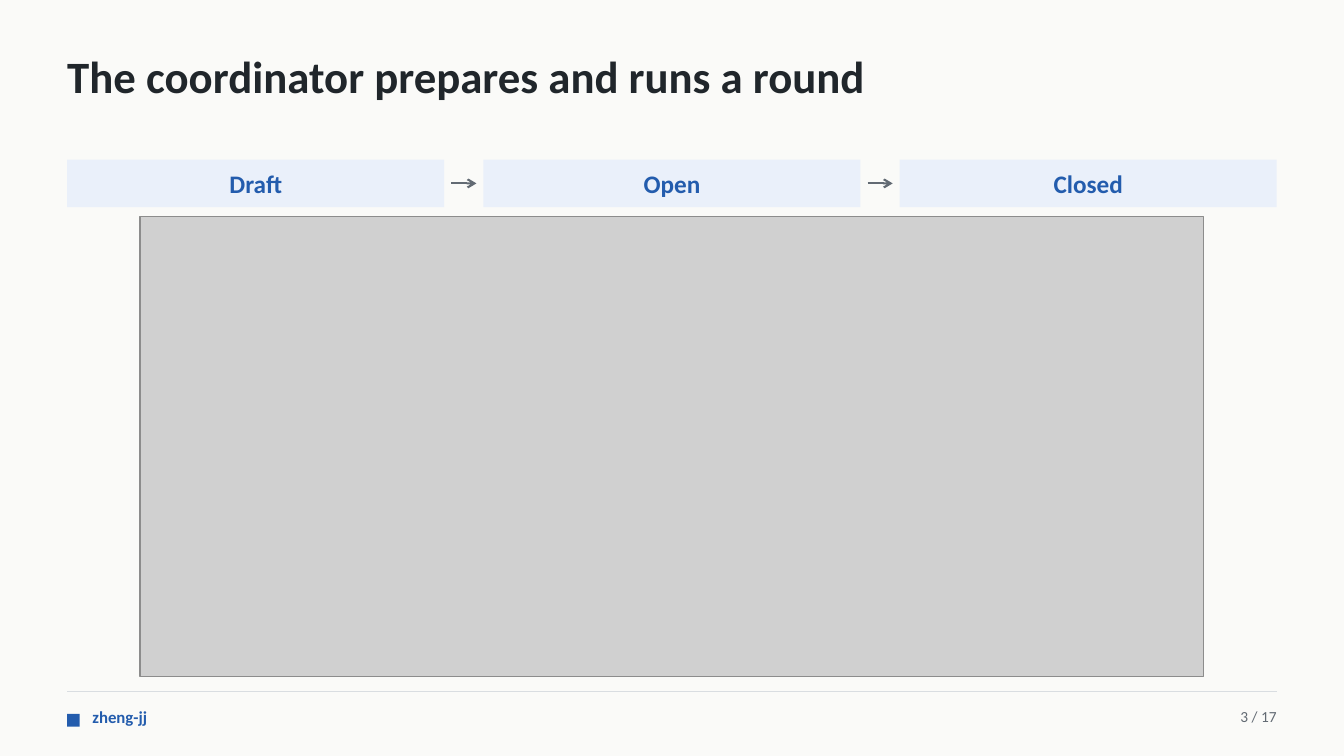
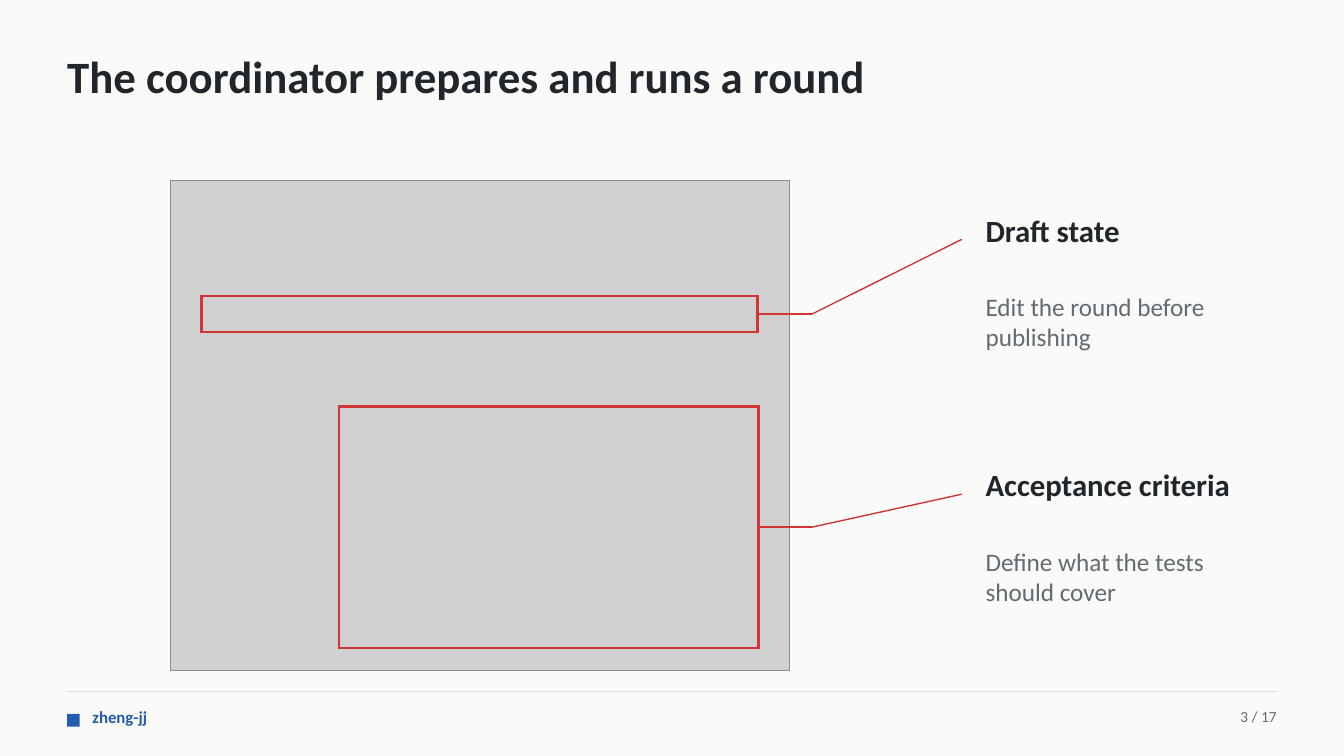
Before and after one commit to CS3227-2610-MP4-Relay/CS3227-2610-MP4, a slide deck: slide 3 of presentations/Relay-MP4.pptx. Drawn at 1344x756 pixels with LibreOffice and Linux fonts; fonts in the diff are those of the drawing; grey boxes stand for pictures. Boxes give left, top, right and bottom in pixels: in the first picture for what was removed or moved away, otherwise in the second. Text is boxed around its words. In the diff, an @@ line names an element or a change of style, - is before the commit and + after.

```diff
--- a/presentations/Relay-MP4.pptx
+++ b/presentations/Relay-MP4.pptx
@@ rectangle removed at bbox=[68, 159, 445, 207] @@
-Draft
@@ rectangle removed at bbox=[484, 159, 861, 207] @@
-Open
@@ rectangle removed at bbox=[900, 159, 1277, 207] @@
-Closed
@@ picture: place and size @@
-picture at bbox=[140, 217, 1205, 677]
+picture at bbox=[170, 180, 789, 670]
@@ arrow removed from (452, 184) to (477, 184) @@
@@ arrow removed from (868, 184) to (893, 184) @@
@@ text added at bbox=[986, 220, 1120, 243], 22 pt, text #20262B, bold @@
+Draft state
@@ line added from (813, 315) to (962, 240), #D13636 1 pt @@
@@ rectangle added at bbox=[202, 296, 757, 333], outline #D13636 2 pt @@
@@ text added at bbox=[986, 298, 1204, 351], 18 pt, text #626A73 @@
+Edit the round before publishing
@@ line added from (757, 315) to (813, 315), #D13636 1 pt @@
@@ rectangle added at bbox=[339, 406, 758, 648], outline #D13636 2 pt @@
@@ text added at bbox=[986, 474, 1230, 501], 22 pt, text #20262B, bold @@
+Acceptance criteria
@@ line added from (813, 527) to (962, 494), #D13636 1 pt @@
@@ line added from (759, 527) to (813, 527), #D13636 1 pt @@
@@ text added at bbox=[986, 553, 1204, 601], 18 pt, text #626A73 @@
+Define what the tests should cover
```
Also in this commit, not shown: 3 other slides changed, 3 other files.
